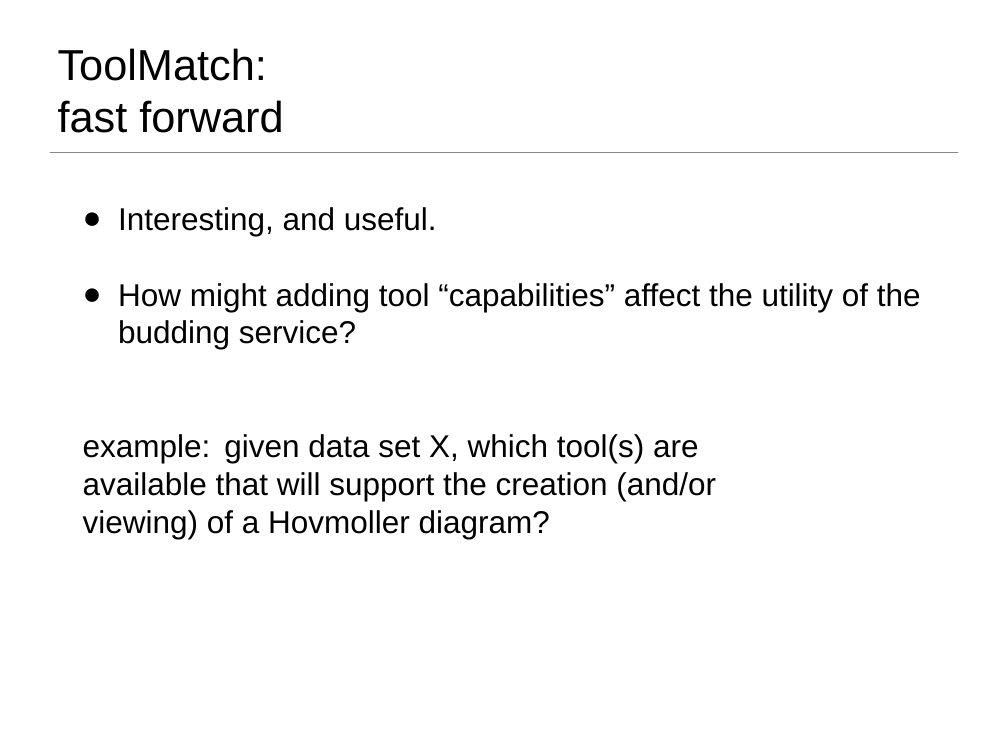
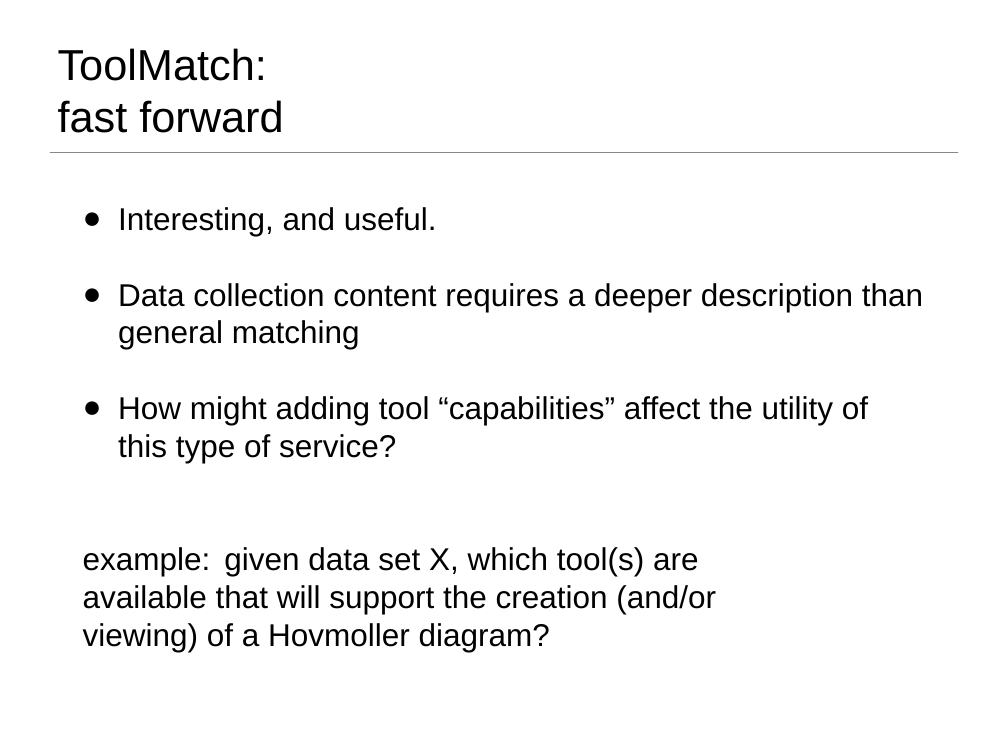
Before and after one commit to ESIPFed/toolmatch-ontology, a slide deck: slide 6 of 2016ESIPSprint/ToolMatch_Sprint_ESIPSummer2016_v2.pptx (slide 7 before the commit). Drawn at 1008x756 pixels with LibreOffice and Linux fonts; fonts in the diff are those of the drawing; background and template pictures are left out. Boxes give left, top, right and bottom in pixels: in the first picture for what was removed or moved away, otherwise in the second. Text is boxed around its words. In the diff, an @@ line names an element or a change of style, - is before the commit and + after.

```diff
--- a/2016ESIPSprint/ToolMatch_Sprint_ESIPSummer2016_v2.pptx
+++ b/2016ESIPSprint/ToolMatch_Sprint_ESIPSummer2016_v2.pptx
@@ text at (118,283,923,463): text changed @@
-● How might adding tool “capabilities” affect the utility of the budding service?
+● Data collection content requires a deeper description than general matching
+● How might adding tool “capabilities” affect the utility of this type of service?
```
Also in this commit, not shown: 7 other slides changed, 2 slides removed.
